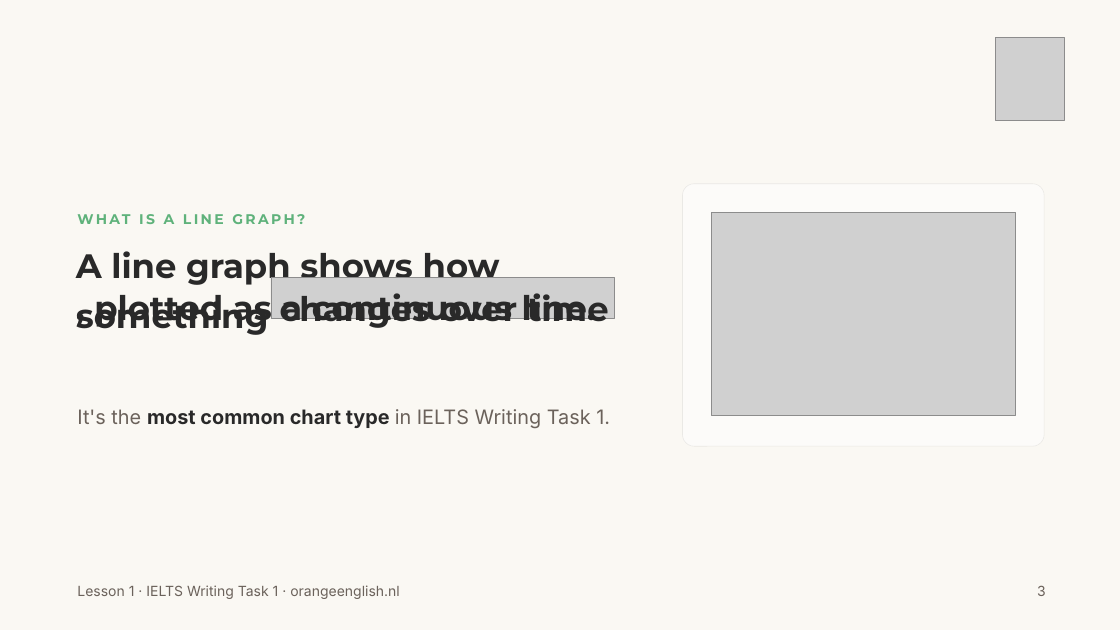
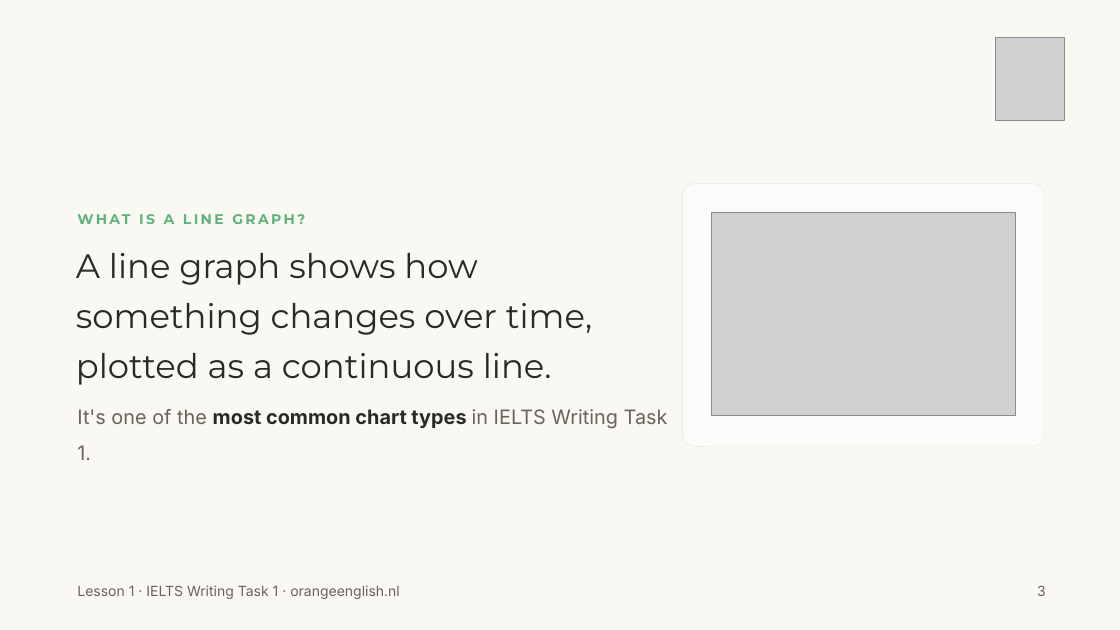
Before and after one commit to orangeenglishielts/linegraphs, a slide deck: slide 3 of Lesson 1/OrangeEnglish_Lesson1_UnderstandingLineGraphs.pptx. Drawn at 1120x630 pixels with LibreOffice and Linux fonts; fonts in the diff are those of the drawing; grey boxes stand for pictures; background and template pictures are left out. Boxes give left, top, right and bottom in pixels: in the first picture for what was removed or moved away, otherwise in the second. Text is boxed around its words. In the diff, an @@ line names an element or a change of style, - is before the commit and + after.

```diff
--- a/Lesson 1/OrangeEnglish_Lesson1_UnderstandingLineGraphs.pptx
+++ b/Lesson 1/OrangeEnglish_Lesson1_UnderstandingLineGraphs.pptx
@@ text at (x1=76, y1=253, x2=592, y2=385): text changed; bold off @@
-A line graph shows how something
+A line graph shows how something changes over time, plotted as a continuous line.
@@ text removed at (x1=94, y1=287, x2=596, y2=329) @@
-, plotted as a continuous line.
@@ picture removed at (x1=271, y1=277, x2=614, y2=319) @@
@@ text removed at (x1=280, y1=293, x2=609, y2=330) @@
-changes over time
@@ text at (x1=77, y1=409, x2=668, y2=428): text changed @@
-It's the most common chart type in IELTS Writing Task 1.
+It's one of the most common chart types in IELTS Writing Task 1.
```
Also in this commit, not shown: 2 other slides changed, 45 other files.
